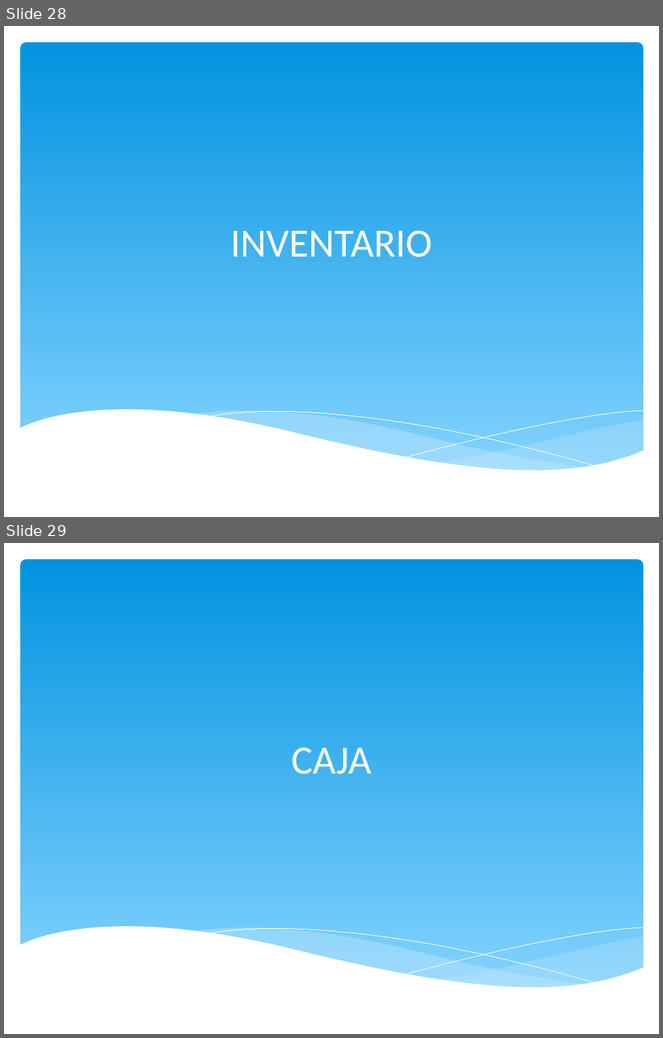
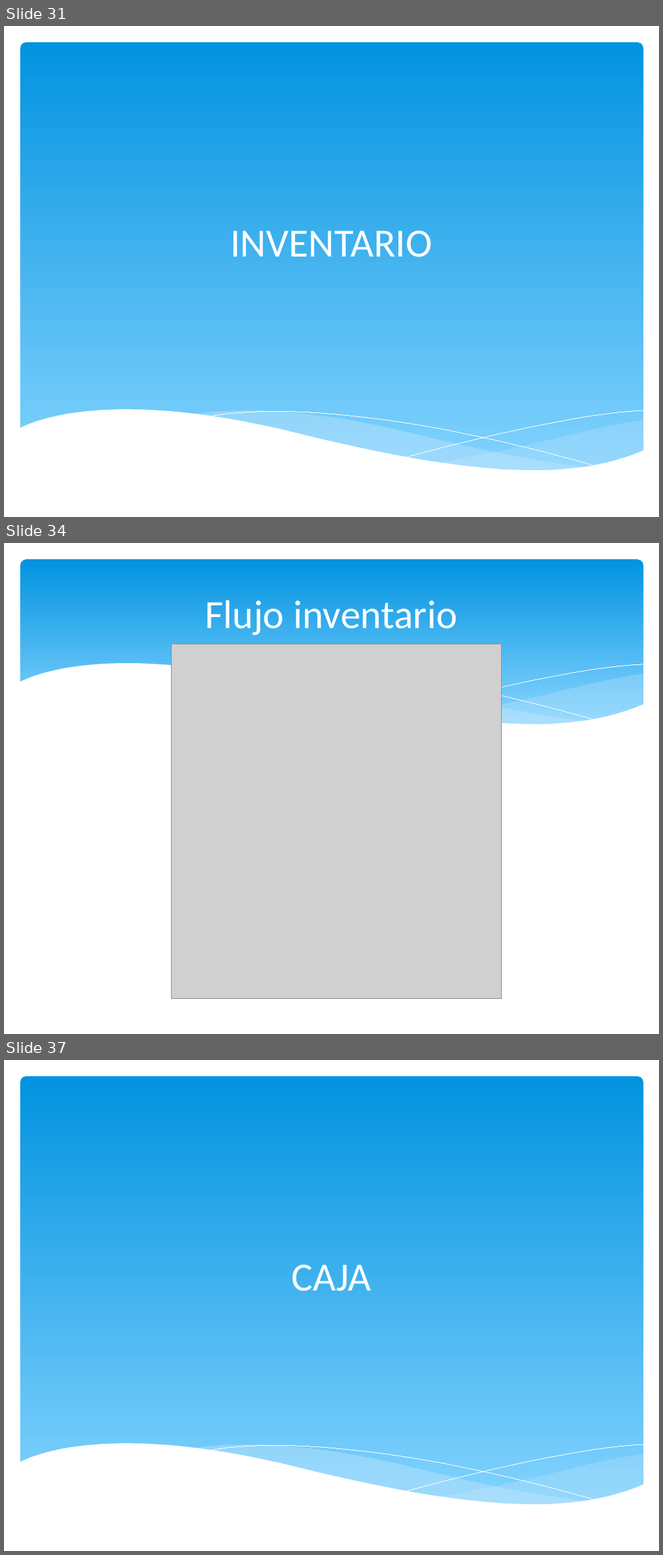
Before and after one commit to igodeveloper/infocomedor, a slide deck: presentacion/INFOCOMEDOR - PPT.pptx. Shown one above the other, each under a label of ours: slides 28 and 29 before the commit, slides 31, 34 and 37 after it; the slides between them are not shown. The pictures are 663x1038 and 663x1555 pixels, drawn with LibreOffice and Linux fonts; fonts in the diff are those of the drawing; grey boxes stand for pictures. Boxes give left, top, right and bottom in pixels: in the first picture for what was removed or moved away, otherwise in the second. Text is boxed around its words. In the diff, an @@ line names an element or a change of style, - is before the commit and + after.

```diff
--- a/presentacion/INFOCOMEDOR - PPT.pptx
+++ b/presentacion/INFOCOMEDOR - PPT.pptx
@@ slide 34 added at [4,543,659,1034], background #FFFFFF @@
@@ rounded rectangle added at [20,559,644,736], fill gradient #0293E0 to #83D3FE @@
@@ title added at [206,600,458,635], 44 pt, text #FFFFFF @@
+Flujo inventario
@@ picture added at [172,644,502,1000] @@
@@ group added at [19,663,644,759]: 5 freeform shapes @@
@@ what was slide 28 is now slide 31 @@
@@ what was slide 29 is now slide 37 @@
```
Also in this commit, not shown: 9 other slides added, 2 slides removed.
